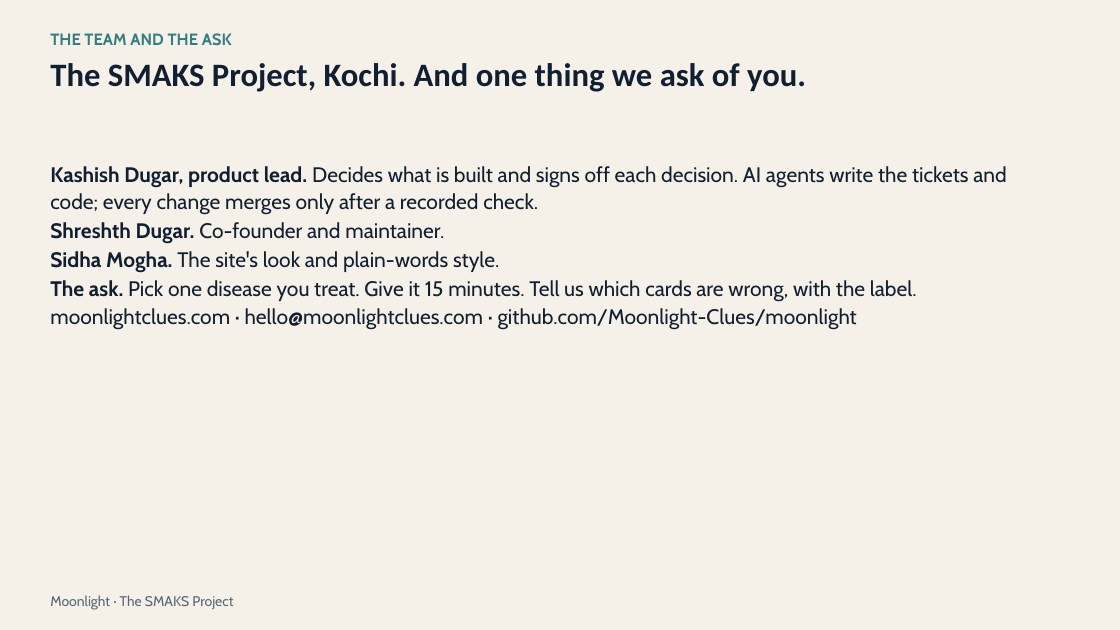
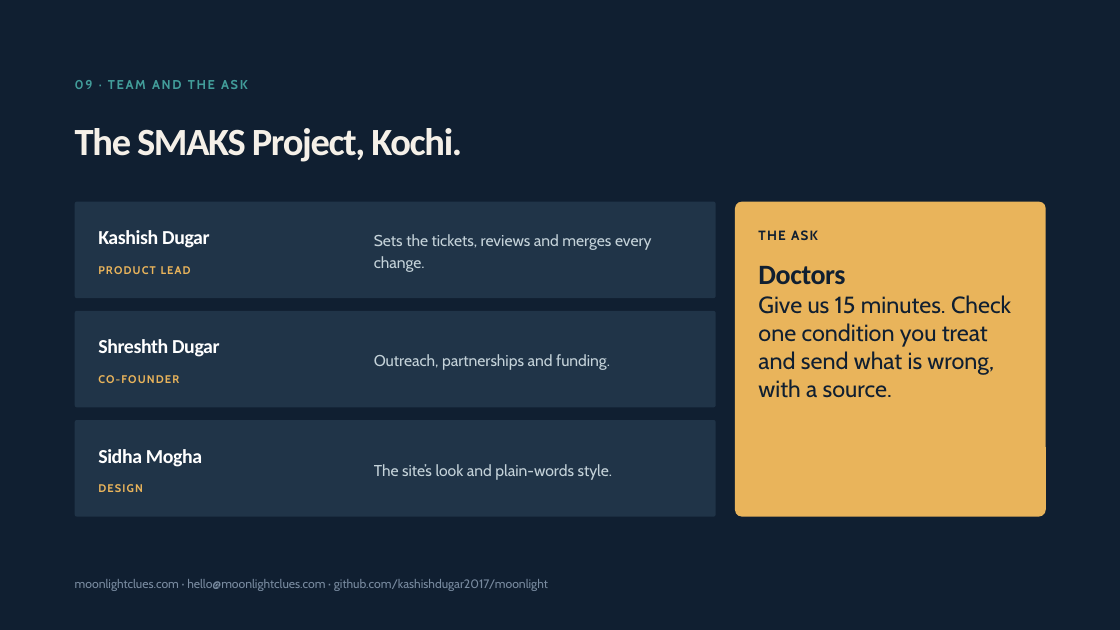
Before and after one commit to Moonlight-Clues/moonlight, a slide deck: slide 10 of docs/pitch/moonlight-deck-doctors-19nov.pptx (slide 11 before the commit). Drawn at 1120x630 pixels with LibreOffice and Linux fonts; fonts in the diff are those of the drawing. Boxes give left, top, right and bottom in pixels: in the first picture for what was removed or moved away, otherwise in the second. Text is boxed around its words. In the diff, an @@ line names an element or a change of style, - is before the commit and + after.

```diff
--- a/docs/pitch/moonlight-deck-doctors-19nov.pptx
+++ b/docs/pitch/moonlight-deck-doctors-19nov.pptx
@@ background #F5F0E8 to #101F31 @@
@@ text at (75,80,248,89): text changed; size 14 to 11 pt; text colour #327F80 to #429D9A @@
-THE TEAM AND THE ASK
+09 · TEAM AND THE ASK
@@ text at (75,128,462,162): text changed; size 28 to 33 pt; text colour #101F31 to #F5F0E8 @@
-The SMAKS Project, Kochi. And one thing we ask of you.
+The SMAKS Project, Kochi.
@@ text removed at (50,166,1006,330) @@
-Kashish Dugar, product lead. Decides what is built and signs off each decision. AI agents write the tickets and code; every change merges only after a recorded check.
-Shreshth Dugar. Co-founder and maintainer.
-Sidha Mogha. The site's look and plain-words style.
-The ask. Pick one disease you treat. Give it 15 minutes. Tell us which cards are wrong, with the label.
-moonlightclues.com · hello@moonlightclues.com · github.com/Moonlight-Clues/moonlight
@@ rounded rectangle added at (75,202,716,298), fill #203448 @@
@@ rounded rectangle added at (735,202,1046,517), fill #E9B45B @@
@@ text added at (98,230,210,248), 17 pt, text #FFFFFF, bold @@
+Kashish Dugar
@@ text added at (374,234,652,272), 13.5 pt, text #C4D2D9 @@
+Sets the tickets, reviews and merges every change.
@@ text added at (758,230,818,240), 11.5 pt, text #101F31, bold @@
+THE ASK
@@ text added at (98,266,191,274), 9.5 pt, text #E9B45B, bold @@
+PRODUCT LEAD
@@ text added at (758,266,1011,398), 20 pt, text #101F31 @@
+Doctors
+Give us 15 minutes. Check one condition you treat and send what is wrong, with a source.
@@ rounded rectangle added at (75,311,716,408), fill #203448 @@
@@ text added at (98,339,220,357), 17 pt, text #FFFFFF, bold @@
+Shreshth Dugar
@@ text added at (374,354,610,370), 13.5 pt, text #C4D2D9 @@
+Outreach, partnerships and funding.
@@ text added at (98,375,114,383), 9.5 pt, text #E9B45B, bold @@
+CO-FOUNDER
@@ rounded rectangle added at (75,420,716,517), fill #203448 @@
@@ text added at (98,449,202,467), 17 pt, text #FFFFFF, bold @@
+Sidha Mogha
@@ text added at (374,464,613,480), 13.5 pt, text #C4D2D9 @@
+The site’s look and plain-words style.
@@ text added at (98,484,143,492), 9.5 pt, text #E9B45B, bold @@
+DESIGN
@@ text removed at (50,595,233,610) @@
-Moonlight · The SMAKS Project
@@ text added at (75,579,548,591), 10.5 pt, text #788A9F @@
+moonlightclues.com · hello@moonlightclues.com · github.com/kashishdugar2017/moonlight
```
Also in this commit, not shown: 2 other slides changed, 7 slides added, 8 slides removed, 1 other file.
